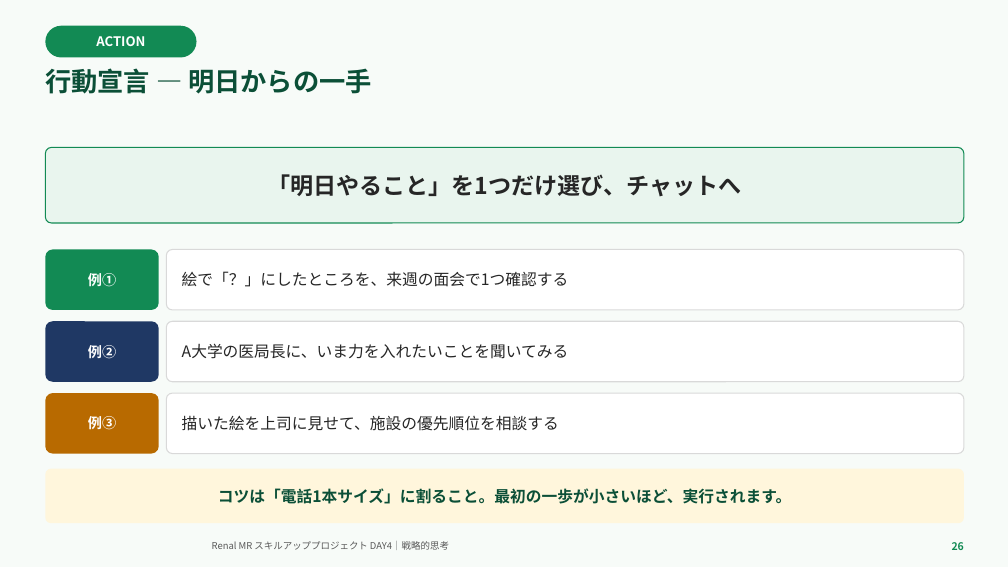
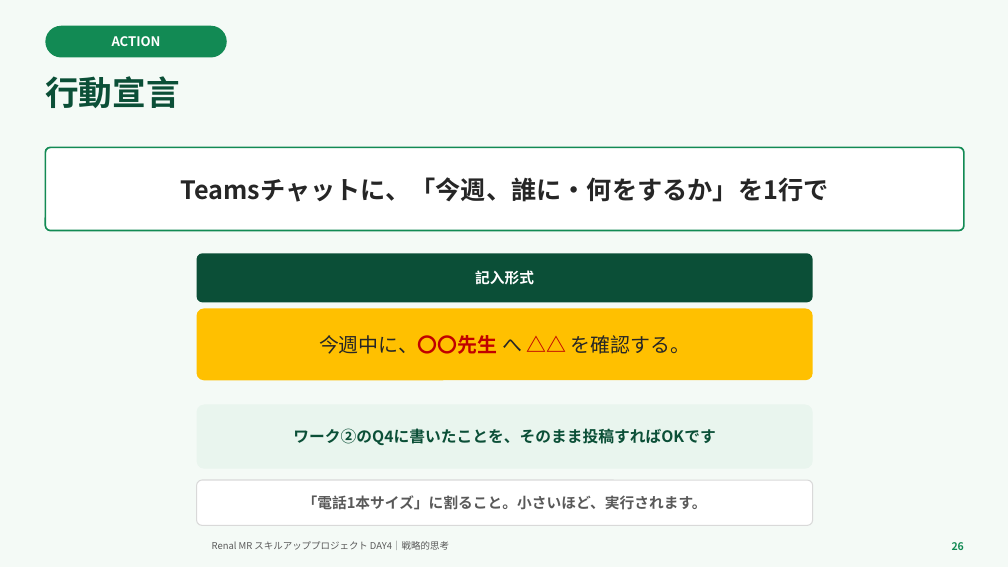
Before and after one commit to TAKUYA-1187/Claude, a slide deck: slide 26 of novartis_training/DAY4_ちょっと分かるだけで世界が変わる.pptx. Drawn at 1008x567 pixels with LibreOffice and Linux fonts; fonts in the diff are those of the drawing; background and template pictures are left out. Boxes give left, top, right and bottom in pixels: in the first picture for what was removed or moved away, otherwise in the second. Text is boxed around its words. In the diff, an @@ line names an element or a change of style, - is before the commit and + after.

```diff
--- a/novartis_training/DAY4_ちょっと分かるだけで世界が変わる.pptx
+++ b/novartis_training/DAY4_ちょっと分かるだけで世界が変わる.pptx
@@ rectangle removed at <box>0,0,1008,567</box> @@
@@ rectangle added at <box>0,0,1008,567</box>, fill #F4FAF6 @@
@@ rounded rectangle "ACTION": place and size @@
-rounded rectangle "ACTION" at <box>45,26,197,57</box>
+rounded rectangle "ACTION" at <box>45,26,227,57</box>
@@ text at <box>45,76,179,108</box>: text changed; size 25 to 32 pt @@
-行動宣言 — 明日からの一手
+行動宣言
@@ rounded rectangle "Teamsチャットに、「今週、誰に・何をするか」を1行で": place and size @@
-rounded rectangle "Teamsチャットに、「今週、誰に・何をするか」を1行で" at <box>45,147,964,223</box>
+rounded rectangle "Teamsチャットに、「今週、誰に・何をするか」を1行で" at <box>45,147,964,231</box>
@@ rounded rectangle "Teamsチャットに、「今週、誰に・何をするか」を1行で" at <box>45,147,964,231</box>: fill #E9F5EE to #FFFFFF; outline #128A54 1 pt to #128A54 1.6 pt; proportions changed @@
@@ text in rounded rectangle at <box>181,177,829,202</box>: text changed; size 22 to 24 pt @@
-「明日やること」を1つだけ選び、チャットへ
+Teamsチャットに、「今週、誰に・何をするか」を1行で
@@ rounded rectangle removed at <box>45,250,159,310</box> @@
-例①
@@ rounded rectangle removed at <box>166,250,964,310</box> @@
-絵で「？」にしたところを、来週の面会で1つ確認する
@@ rounded rectangle added at <box>197,253,813,302</box>, fill #0B4F37, 14 pt, text #FFFFFF, bold @@
+記入形式
@@ rounded rectangle removed at <box>45,321,159,382</box> @@
-例②
@@ rounded rectangle removed at <box>166,321,964,382</box> @@
-A大学の医局長に、いま力を入れたいことを聞いてみる
@@ rounded rectangle added at <box>197,309,813,380</box>, fill #FFC000, 19 pt, text #262626 @@
+今週中に、〇〇先生 へ △△ を確認する。
@@ rounded rectangle removed at <box>45,393,159,454</box> @@
-例③
@@ rounded rectangle removed at <box>166,393,964,454</box> @@
-描いた絵を上司に見せて、施設の優先順位を相談する
@@ rounded rectangle added at <box>197,405,813,469</box>, fill #E9F5EE, 15 pt, text #0B4F37, bold @@
+ワーク②のQ4に書いたことを、そのまま投稿すればOKです
@@ rounded rectangle "「電話1本サイズ」に割ること。小さいほど、実行されます。": place and size @@
-rounded rectangle "「電話1本サイズ」に割ること。小さいほど、実行されます。" at <box>45,469,964,523</box>
+rounded rectangle "「電話1本サイズ」に割ること。小さいほど、実行されます。" at <box>197,480,813,526</box>
@@ rounded rectangle "「電話1本サイズ」に割ること。小さいほど、実行されます。" at <box>197,480,813,526</box>: fill #FFF6DC to #FFFFFF; outline none to #D9D9D9 1 pt; proportions changed @@
@@ text in rounded rectangle at <box>303,495,707,510</box>: text changed; size 15 to 14 pt; text colour #0B4F37 to #595959 @@
-コツは「電話1本サイズ」に割ること。最初の一歩が小さいほど、実行されます。
+「電話1本サイズ」に割ること。小さいほど、実行されます。
```
Also in this commit, not shown: 19 other slides changed, 1 slide added, 2 other files.
